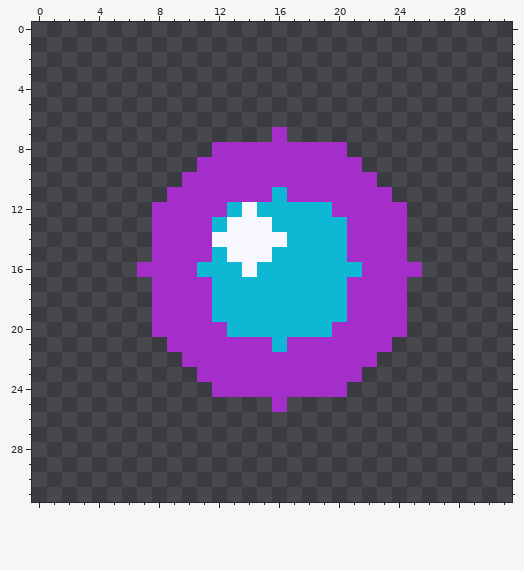
Pixel-art file -- game/assets/source/original_procedural/relic_singularity.aseprite. The picture above is the old version.
32x32 pixels, 1 frame.
After the commit:
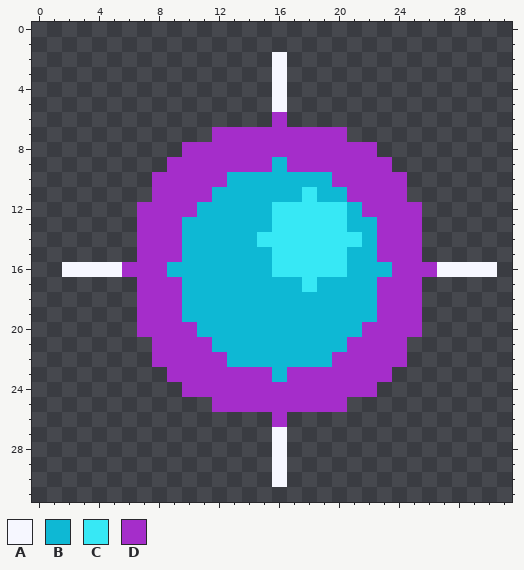
Palette (. is transparent): A #f6f7ff  B #0eb8d4  C #37e8f5  D #a52dca
Difference:
@@ x 0..31 @@
  1 ................................
- 2 ................................
- 3 ................................
- 4 ................................
- 5 ................................
- 6 ................................
- 7 ................D...............
- 8 ............DDDDDDDDD...........
- 9 ...........DDDDDDDDDDD..........
-10 ..........DDDDDDDDDDDDD.........
-11 .........DDDDDDDBDDDDDDD........
-12 ........DDDDDBABBBBBDDDDD.......
-13 ........DDDDBAAABBBBBDDDD.......
-14 ........DDDDAAAAABBBBDDDD.......
-15 ........DDDDBAAABBBBBDDDD.......
-16 .......DDDDBBBABBBBBBBDDDD......
-17 ........DDDDBBBBBBBBBDDDD.......
-18 ........DDDDBBBBBBBBBDDDD.......
-19 ........DDDDBBBBBBBBBDDDD.......
-20 ........DDDDDBBBBBBBDDDDD.......
-21 .........DDDDDDDBDDDDDDD........
-22 ..........DDDDDDDDDDDDD.........
-23 ...........DDDDDDDDDDD..........
-24 ............DDDDDDDDD...........
-25 ................D...............
-26 ................................
-27 ................................
-28 ................................
-29 ................................
-30 ................................
+ 2 ................A...............
+ 3 ................A...............
+ 4 ................A...............
+ 5 ................A...............
+ 6 ................D...............
+ 7 ............DDDDDDDDD...........
+ 8 ..........DDDDDDDDDDDDD.........
+ 9 .........DDDDDDDBDDDDDDD........
+10 ........DDDDDBBBBBBBDDDDD.......
+11 ........DDDDBBBBBBCBBDDDD.......
+12 .......DDDDBBBBBCCCCCBDDDD......
+13 .......DDDBBBBBBCCCCCBBDDD......
+14 .......DDDBBBBBCCCCCCCBDDD......
+15 .......DDDBBBBBBCCCCCBBDDD......
+16 ..AAAADDDBBBBBBBCCCCCBBBDDDAAAA.
+17 .......DDDBBBBBBBBCBBBBDDD......
+18 .......DDDBBBBBBBBBBBBBDDD......
+19 .......DDDBBBBBBBBBBBBBDDD......
+20 .......DDDDBBBBBBBBBBBDDDD......
+21 ........DDDDBBBBBBBBBDDDD.......
+22 ........DDDDDBBBBBBBDDDDD.......
+23 .........DDDDDDDBDDDDDDD........
+24 ..........DDDDDDDDDDDDD.........
+25 ............DDDDDDDDD...........
+26 ................D...............
+27 ................A...............
+28 ................A...............
+29 ................A...............
+30 ................A...............
 31 ................................
